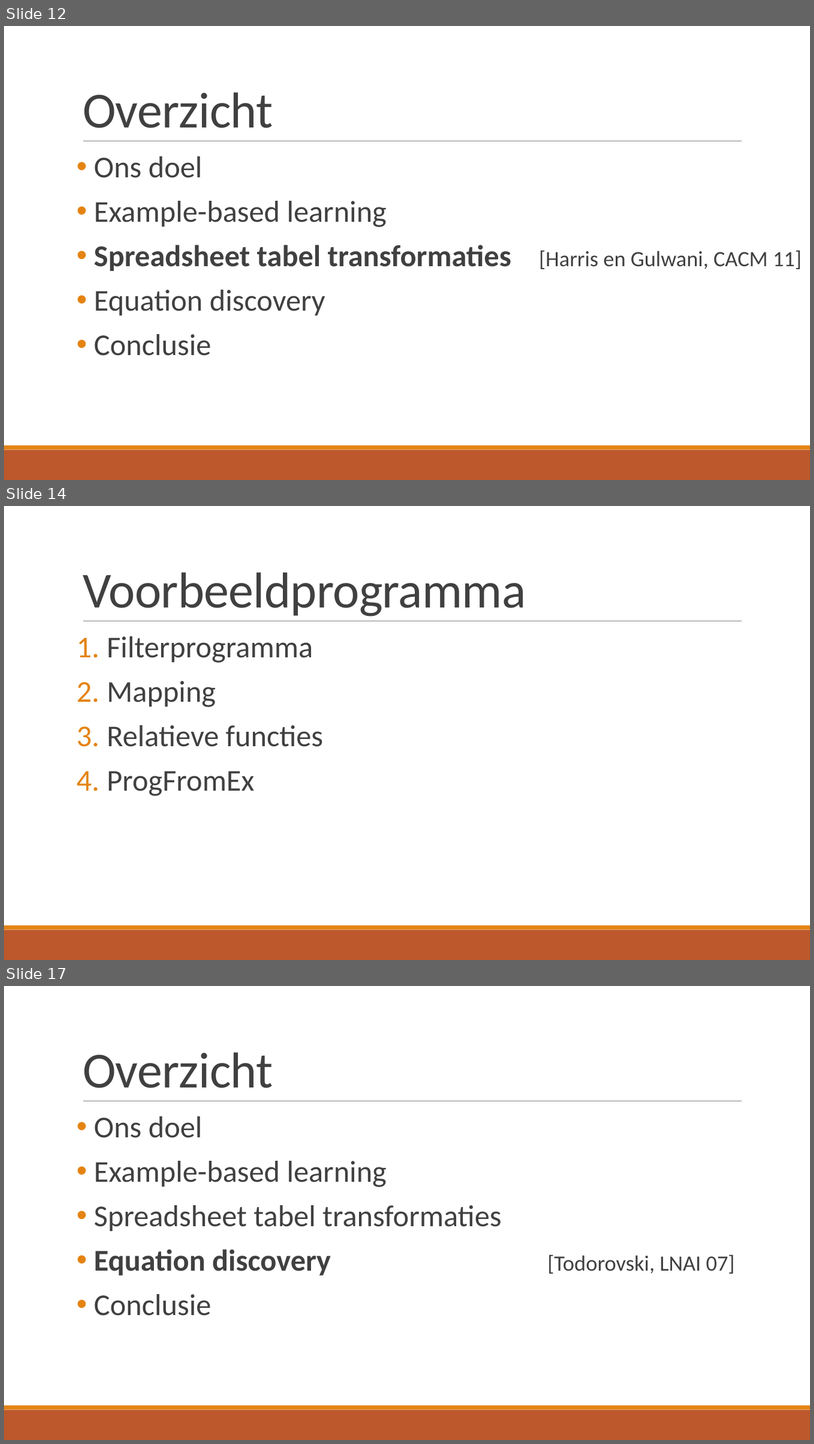
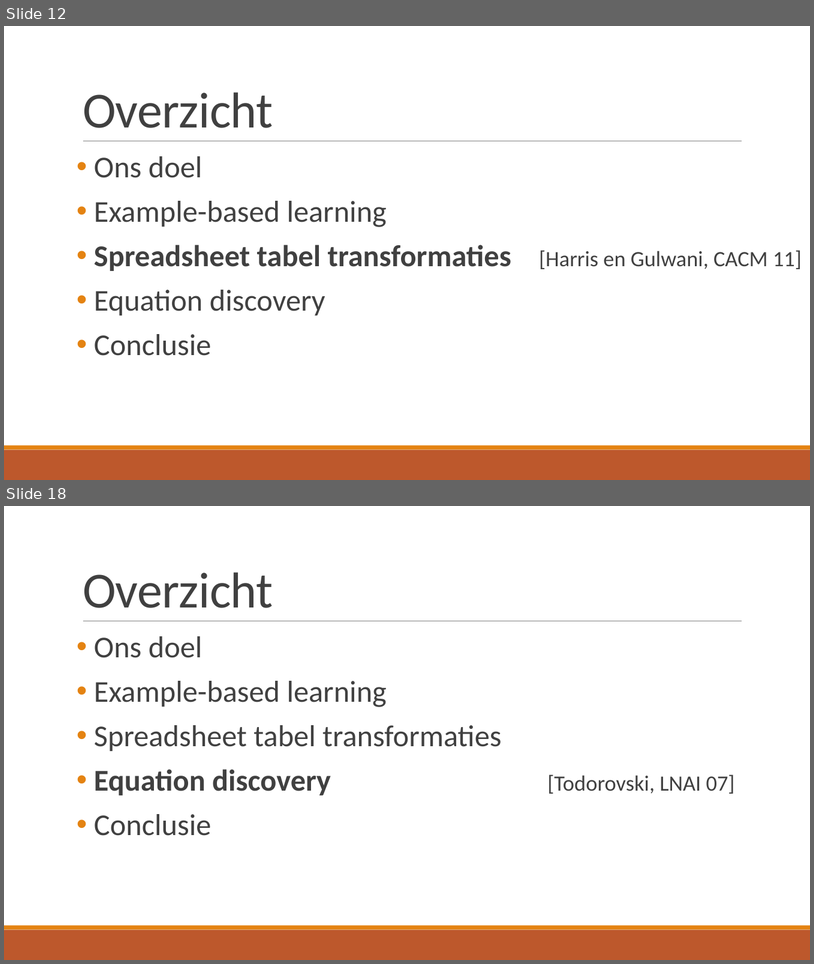
Before and after one commit to TomDeGroote/Bachelorproef, a slide deck: Opdracht 2/Jeroen/Literatuurstudie_Jeroen.pptx. Shown one above the other, each under a label of ours: slides 12, 14 and 17 before the commit, slides 12 and 18 after it; the slides between them are not shown. The pictures are 814x1444 and 814x964 pixels, drawn with LibreOffice and Linux fonts; fonts in the diff are those of the drawing. Boxes give left, top, right and bottom in pixels: in the first picture for what was removed or moved away, otherwise in the second. Text is boxed around its words. In the diff, an @@ line names an element or a change of style, - is before the commit and + after.

```diff
--- a/Opdracht 2/Jeroen/Literatuurstudie_Jeroen.pptx
+++ b/Opdracht 2/Jeroen/Literatuurstudie_Jeroen.pptx
@@ slide 14 removed at (x1=4, y1=506, x2=810, y2=960), background #FFFFFF; not listed: 3 template elements that a slide beside it also shows @@
@@ title removed at (x1=83, y1=572, x2=526, y2=616) @@
-Voorbeeldprogramma
@@ text removed at (x1=107, y1=636, x2=323, y2=796) @@
-1. Filterprogramma
-2. Mapping
-3. Relatieve functies
-4. ProgFromEx
@@ what was slide 17 is now slide 18 @@
```
Also in this commit, not shown: 6 slides changed, 3 slides added, 1 other slide removed, 1 other file.
